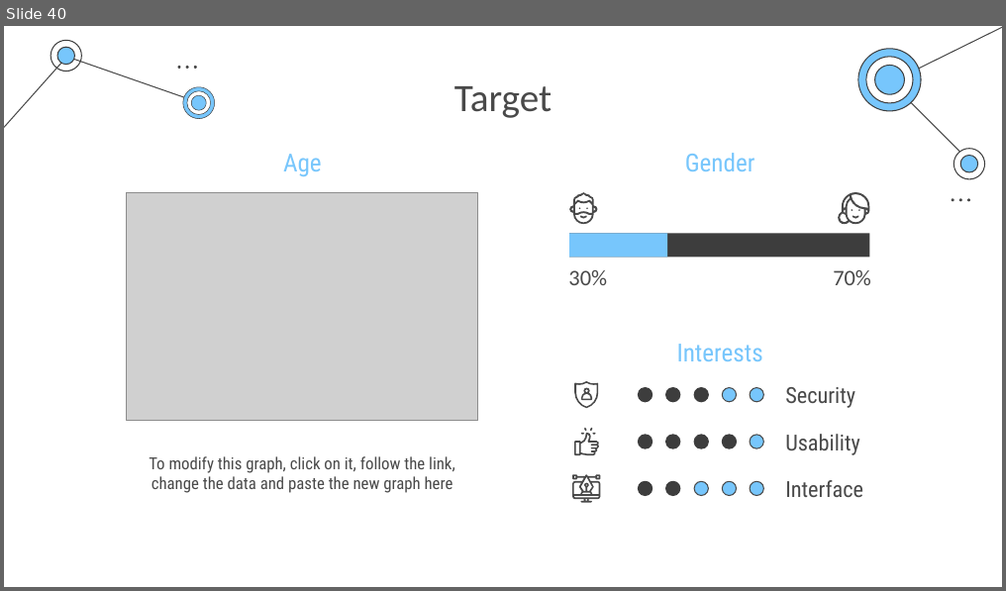
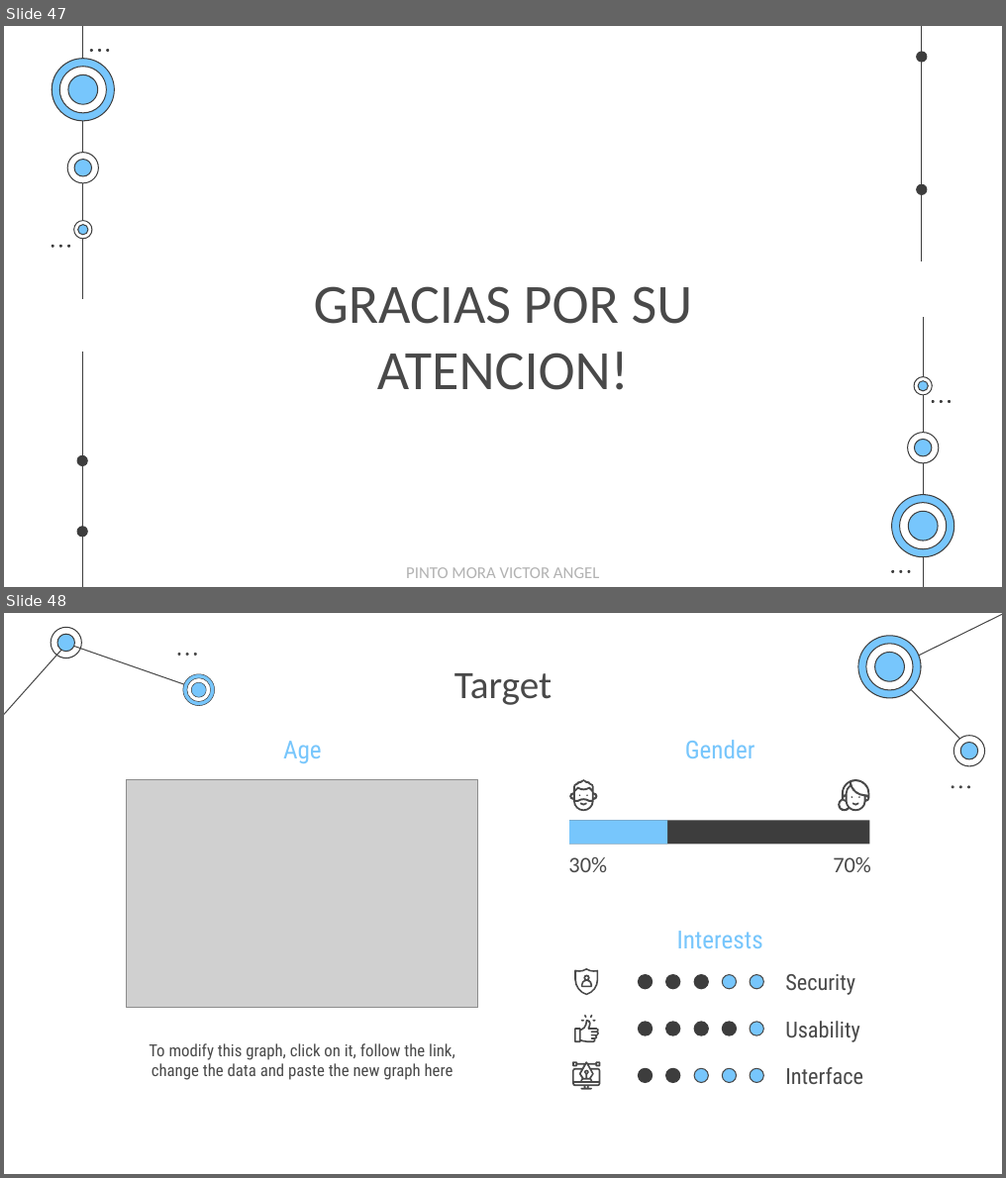
Before and after one commit to EgCooper/Mxt-Technology, a slide deck: Documentacion/Mxt-Technology Presentacion.pptx. Shown one above the other, each under a label of ours: slide 40 before the commit, slides 47 and 48 after it. The pictures are 1006x591 and 1006x1178 pixels, drawn with LibreOffice and Linux fonts; fonts in the diff are those of the drawing; grey boxes stand for pictures. Boxes give left, top, right and bottom in pixels: in the first picture for what was removed or moved away, otherwise in the second. Text is boxed around its words. In the diff, an @@ line names an element or a change of style, - is before the commit and + after.

```diff
--- a/Documentacion/Mxt-Technology Presentacion.pptx
+++ b/Documentacion/Mxt-Technology Presentacion.pptx
@@ slide 47 added at (4,26,1002,587), background #FFFFFF @@
@@ group added at (51,26,955,587): 28 freeform shapes, 16 ellipses, 4 lines @@
@@ title added at (314,286,693,390), 40 pt, text #494949 @@
+GRACIAS POR SU ATENCION!
@@ text added at (406,568,599,578), 12 pt, text #B2B2B2 @@
+PINTO MORA VICTOR ANGEL
@@ what was slide 40 is now slide 48 @@
```
Also in this commit, not shown: 36 slides changed, 9 other slides added, 2 slides removed, 1 other file.
